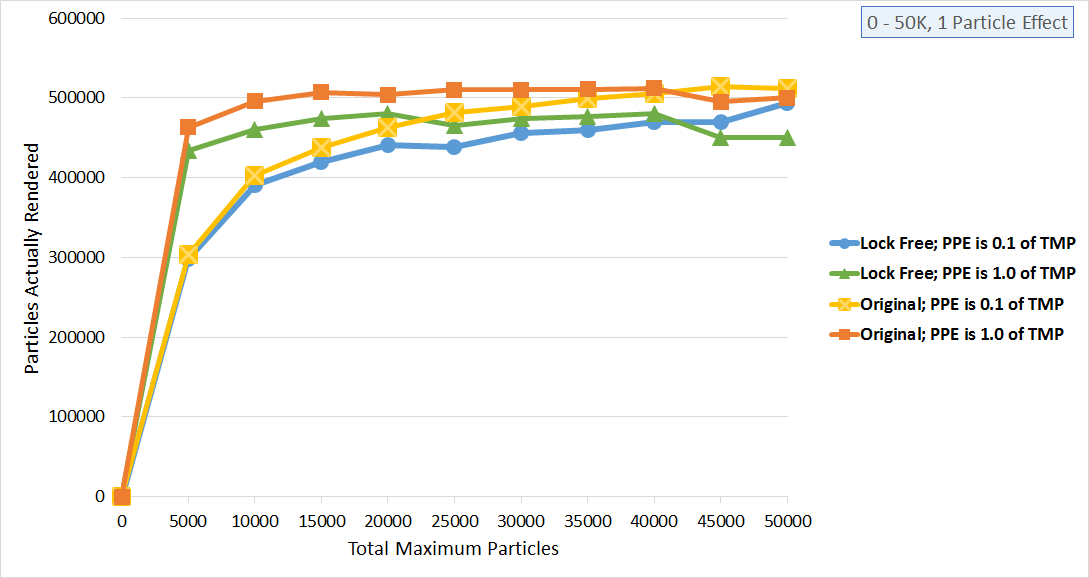
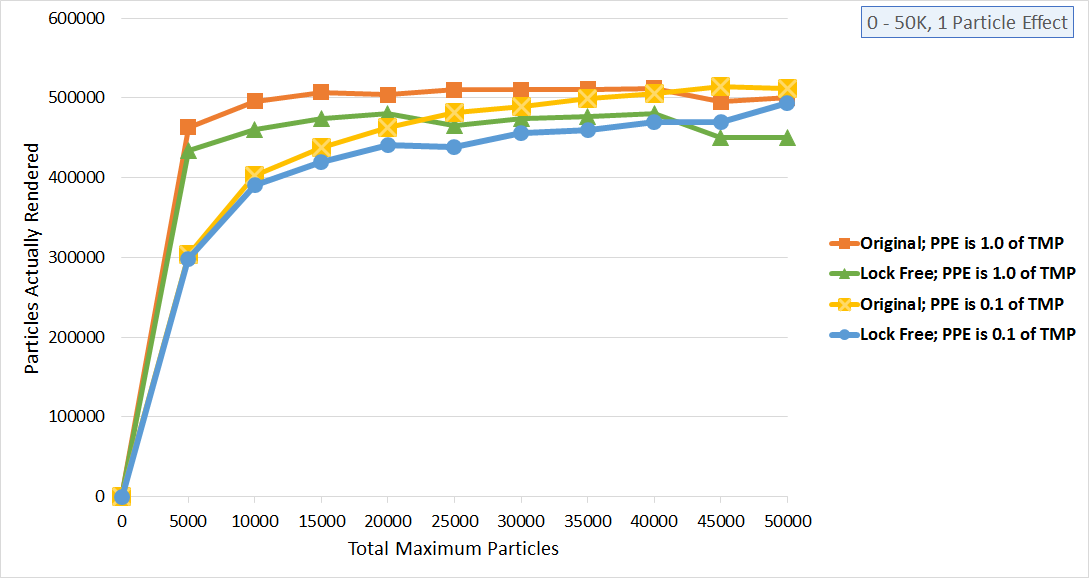
Layered file, before and after one edit (1089x578). Changes by layer:
added layer "Layer 4" above "Layer 3" over [114, 84, 1076, 505]
